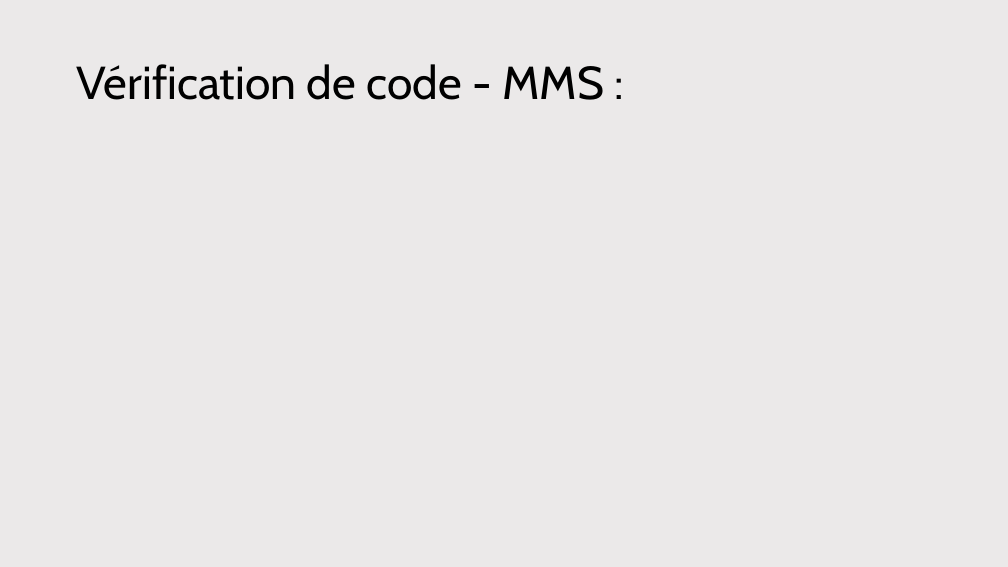
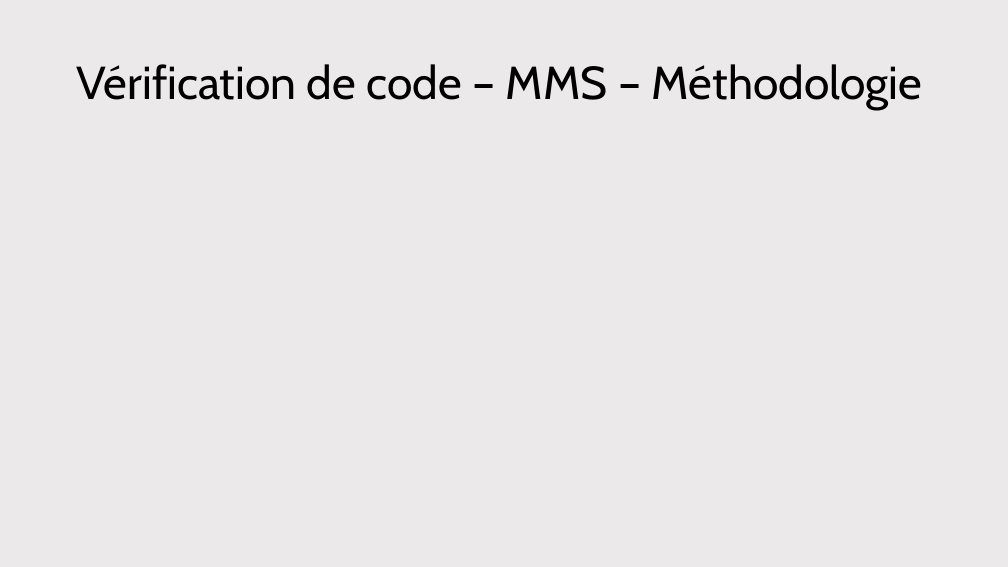
Before and after one commit to antoine-pt/MEC8211, a slide deck: slide 11 of projet_final/projet_final/MEC8211-Projet-final-Presentation.pptx. Drawn at 1008x567 pixels with LibreOffice and Linux fonts; fonts in the diff are those of the drawing; grey boxes stand for pictures. Boxes give left, top, right and bottom in pixels: in the first picture for what was removed or moved away, otherwise in the second. Text is boxed around its words. In the diff, an @@ line names an element or a change of style, - is before the commit and + after.

```diff
--- a/projet_final/projet_final/MEC8211-Projet-final-Presentation.pptx
+++ b/projet_final/projet_final/MEC8211-Projet-final-Presentation.pptx
@@ title at box(77, 64, 922, 110): text changed @@
-Vérification de code - MMS :
+Vérification de code – MMS – Méthodologie
```
Also in this commit, not shown: 1 other slide changed.
